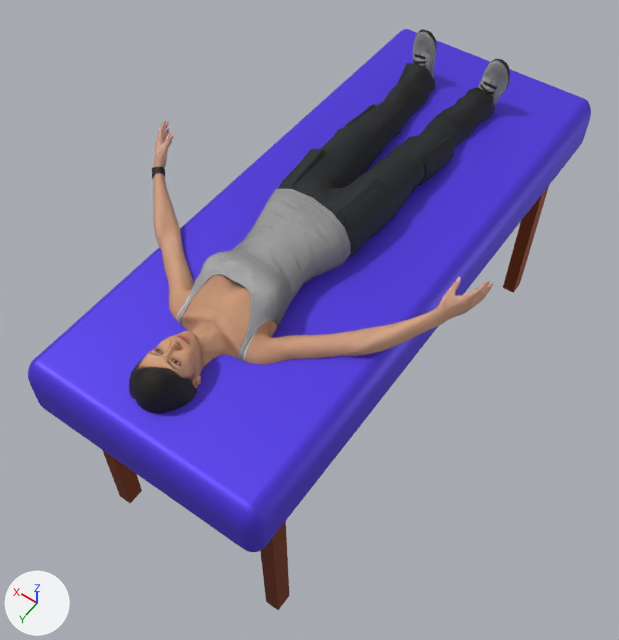
Before and after pictures for a commit that changed the glTF model assets/models/elif.glb.
Before and after are seen from a 50 mm lens placed at (-116.0, 262.0, 203.0), pointed at (2.0, 97.0, -56.0). Lighting does not change. The marker at lower left points along +X, +Y and +Z. The picture after the commit comes second. Where no turn or scale is listed for an object, it has been applied to the vertices. Vertices at exactly the same position are counted once.

Before the edit, the objects in view are built like this:
```python
mat_yuzey = principled_material('yuzey')
mat_yuzey.base_color = (0.091, 0.0444, 0.8)  # blue #553be7
mat_yuzey.metallic = 0.4
me_cube_003 = bpy.data.meshes.new('Cube.003')
me_cube_003.from_pydata(...)  # 2702 vertices, 5400 faces; spans x -45.0..45.0, y -110.0..110.0, z -51.0..51.0
# faces by material slot: [5360, 40]
me_cube_003.materials.append(mat_yuzey)  # blue #553be7
me_cube_003.materials.append(mat_ayak)  # brown #97492c
me_karakter = bpy.data.meshes.new('Karakter')
me_karakter.from_pydata(...)  # 4193 vertices, 8317 faces; spans x -64.0..64.0, y -98.0..85.0, z -23.0..14.0
# faces by material slot: [4742, 3316, 259]
me_karakter.materials.append(mat_f013_body)
me_karakter.materials.append(mat_f013_head)
me_karakter.materials.append(mat_f013_opacity)
ob_karakter = bpy.data.objects.new('Karakter', me_karakter)
ob_karakter.location = (0.0, 97.2, 0.0)
ob_yatak = bpy.data.objects.new('yatak', me_cube_003)
ob_yatak.location = (-3.1, 82.9, -58.3)
```
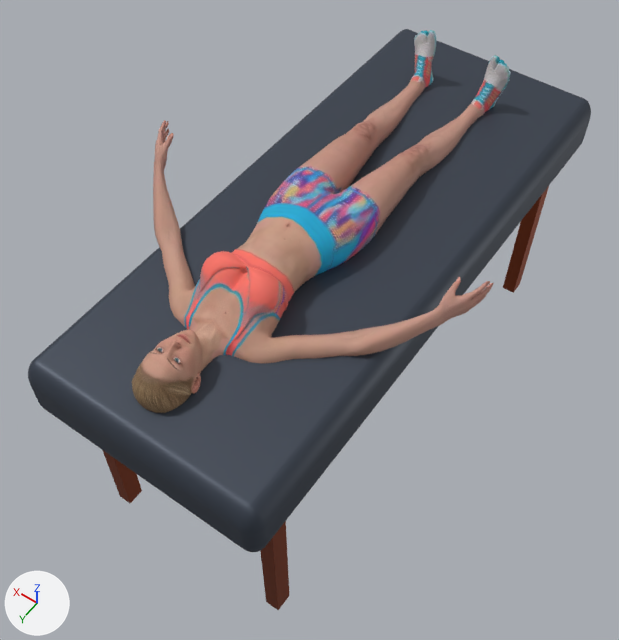
The change, as a diff of the scene's bpy script:
```diff
--- a/assets/models/elif.glb.py
+++ b/assets/models/elif.glb.py
@@ img_f021_head_color_1024 @@
+img_f021_head_color_1024 = load_image('f021_head_color_1024', '_unpacked/f021_head_color_1024', 1024, 1024, 'sRGB')
@@ img_f021_body_color_1024 @@
+img_f021_body_color_1024 = load_image('f021_body_color_1024', '_unpacked/f021_body_color_1024', 1024, 1024, 'sRGB')
@@ mat_yuzey @@
 mat_yuzey = principled_material('yuzey')
-mat_yuzey.base_color = (0.091, 0.0444, 0.8)  # blue #553be7
+mat_yuzey.base_color = (0.0497, 0.063, 0.0887)  # greyish blue #3f4754
 mat_yuzey.metallic = 0.4
@@ mat_f021_head @@
+mat_f021_head = bpy.data.materials.new('f021_head')
+# uses the picture img_f021_head_color_1024
@@ mat_f021_body @@
+mat_f021_body = bpy.data.materials.new('f021_body')
+# uses the picture img_f021_body_color_1024
@@ me_karakter @@
 # used by ob_karakter; location = (0.0, 97.2, 0.0)
-me_karakter.from_pydata(...)  # 4193 vertices, 8317 faces; spans x -64.0..64.0, y -98.0..85.0, z -23.0..14.0
-me_karakter.materials.append(mat_f013_opacity)
+me_karakter.from_pydata(...)  # 4258 vertices, 8480 faces; spans x -64.0..64.0, y -97.0..85.0, z -21.0..14.0
+# me_karakter part 1: 312 vertices moved from x -20.0..20.0, y -98.0..85.0, z -17.0..13.0 to x -20.0..20.0, y -97.0..85.0, z -21.0..13.0; 1773 vertices removed from x -21.0..21.0, y -98.0..85.0, z -23.0..14.0; 1898 vertices added at x -21.0..21.0, y -97.0..84.0, z -21.0..14.0
+# me_karakter part 2: 27 vertices moved within x 56.0..63.0, y -1.0..8.0, z 3.0..11.0; 63 vertices removed from x 52.0..63.0, y 0.0..19.0, z 0.0..11.0; 3 vertices added at x 62.0..63.0, y 0.0..4.0, z 7.0..12.0
+# me_karakter part 3: 43 vertices moved within x -64.0..-54.0, y 0.0..16.0, z 1.0..12.0; 3 vertices removed from x -63.0, y 0.0..5.0, z 7.0..11.0; 3 vertices added at x -63.0..-62.0, y 0.0..4.0, z 7.0..12.0
+# me_karakter part 4: 49 kept faces spanning x -61.0..63.0, y -97.0..75.0, z -21.0..12.0 get new texture (UV) coordinates
+# me_karakter part 5: 1744 faces spanning x -64.0..64.0, y -97.0..56.0, z -14.0..13.0 switch from mat_f013_body to mat_f021_body
+# me_karakter part 6: 332 faces spanning x -7.0..11.0, y 47.0..85.0, z -21.0..7.0 switch from mat_f013_head to mat_f021_head
```

Boxes (x1, y1, x2, y2) around the edits, measured in the pictures (619 x 640 px; the box of a moved part takes in the faces that stretch with it):
'yatak', recoloured (blue to greyish blue)
    both: (28, 29, 591, 554)
'Karakter', reshaped
    before: (129, 29, 510, 414)
    after: (132, 30, 511, 413)
part 1 of me_karakter, moved or reshaped
    before: (129, 29, 510, 414)
    after: (132, 30, 511, 413)
part 2 of me_karakter, cut back
    before: (152, 124, 172, 183)
    after: (161, 124, 172, 145)
part 3 of me_karakter, moved or reshaped
    both: (434, 281, 490, 326)
part 4 of me_karakter, surface changed
    before: (182, 40, 490, 338)
    after: (183, 35, 511, 322)
part 5 of me_karakter, recoloured
    before: (153, 40, 494, 364)
    after: (153, 35, 511, 363)
part 6 of me_karakter, recoloured
    both: (137, 300, 229, 409)
